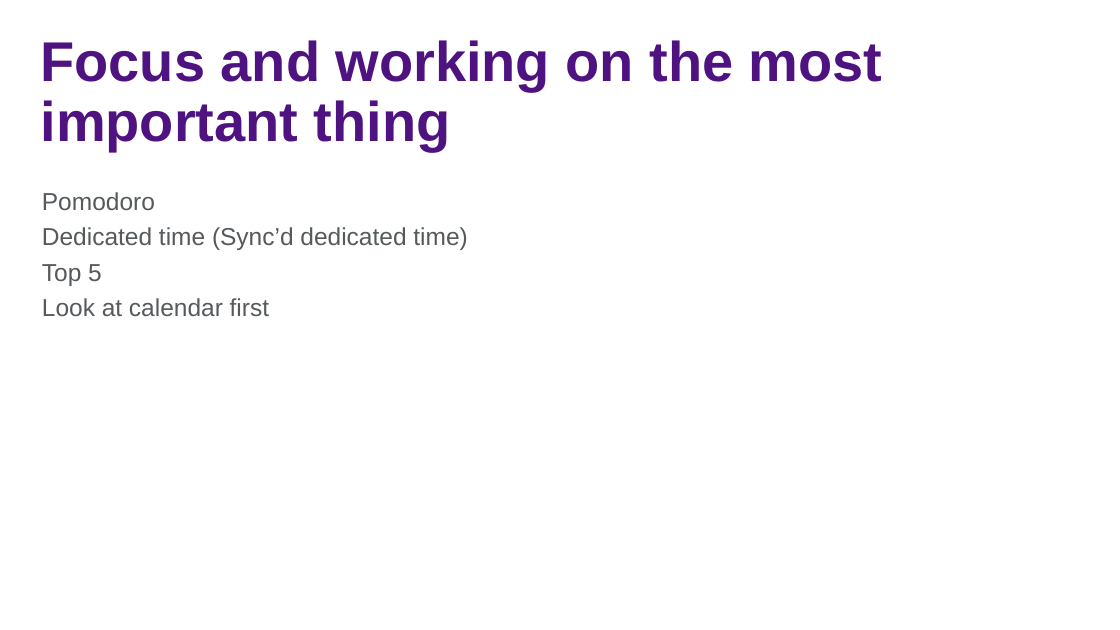
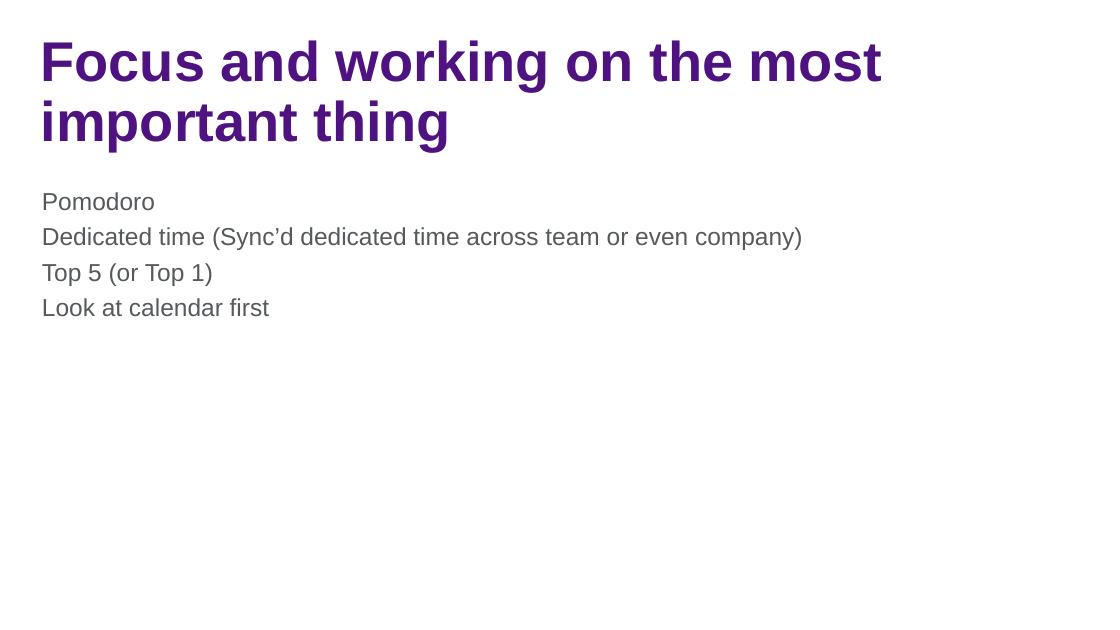
Before and after one commit to jasonjwood/presentations, a slide deck: slide 20 of InFusion2016 - Getting It Done - Jason Wood.pptx (slide 17 before the commit). Drawn at 1120x630 pixels with LibreOffice and Linux fonts; fonts in the diff are those of the drawing; background and template pictures are left out. Boxes give left, top, right and bottom in pixels: in the first picture for what was removed or moved away, otherwise in the second. Text is boxed around its words. In the diff, an @@ line names an element or a change of style, - is before the commit and + after.

```diff
--- a/InFusion2016 - Getting It Done - Jason Wood.pptx
+++ b/InFusion2016 - Getting It Done - Jason Wood.pptx
@@ text at [42,227,803,286]: text changed @@
-Dedicated time (Sync’d dedicated time)
-Top 5
+Dedicated time (Sync’d dedicated time across team or even company)
+Top 5 (or Top 1)
```
Also in this commit, not shown: 6 other slides changed, 3 slides added, 1 slide removed.
